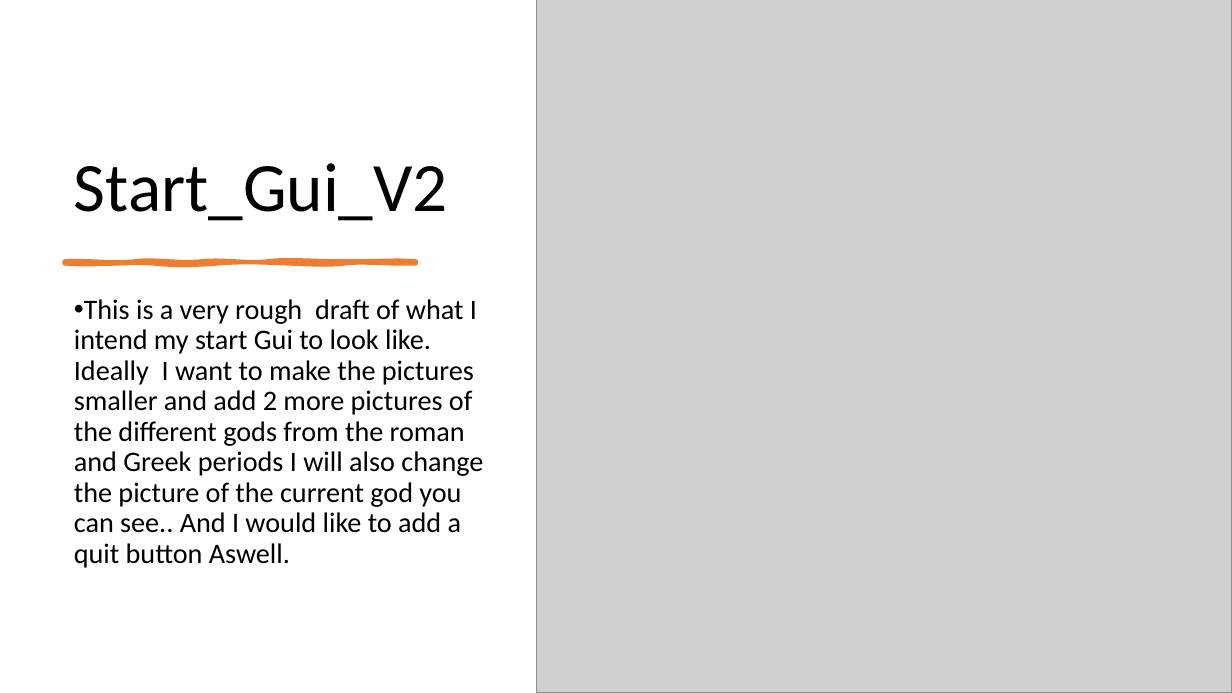
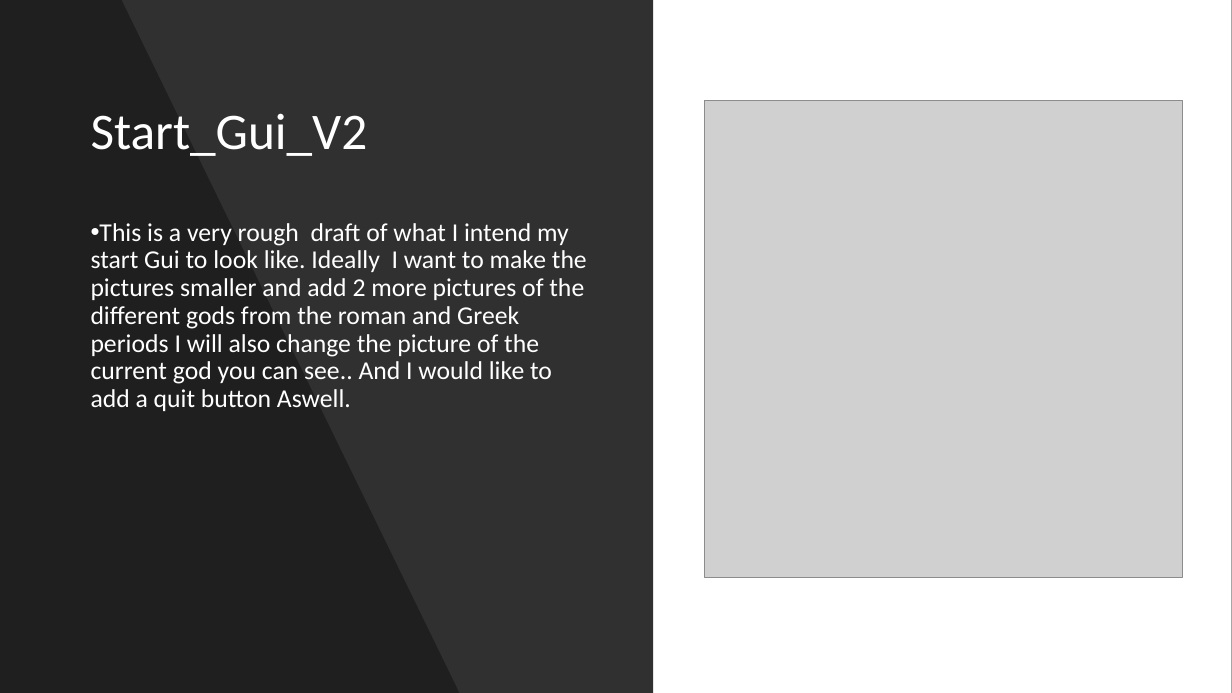
Before and after one commit to morrisj70800/01_Assesment, a slide deck: slide 6 of Programming Assesment.pptx. Drawn at 1232x693 pixels with LibreOffice and Linux fonts; fonts in the diff are those of the drawing; grey boxes stand for pictures. Boxes give left, top, right and bottom in pixels: in the first picture for what was removed or moved away, otherwise in the second. Text is boxed around its words. In the diff, an @@ line names an element or a change of style, - is before the commit and + after.

```diff
--- a/Programming Assesment.pptx
+++ b/Programming Assesment.pptx
@@ background #FFFFFF to #000000 @@
@@ rectangle added at <box>0,0,1232,693</box>, fill #FFFFFF @@
@@ rectangle added at <box>0,0,653,693</box>, fill #000000 at 81% opacity @@
@@ freeform shape added at <box>0,0,459,693</box>, fill #000000 at 35% opacity @@
@@ title "Start_Gui_V2": place and size @@
-title "Start_Gui_V2" at <box>74,163,448,221</box>
+title "Start_Gui_V2" at <box>91,113,368,156</box>
@@ title "Start_Gui_V2" at <box>91,113,368,156</box>: size 54 to 40 pt, text colour #000000 to #FFFFFF; vertical alignment bottom to middle @@
@@ picture: place and size @@
-picture at <box>537,0,1232,693</box>
+picture at <box>704,100,1183,577</box>
@@ text "This is a very rough ...": place and size @@
-text "This is a very rough ..." at <box>74,299,483,568</box>
+text "This is a very rough ..." at <box>91,223,587,411</box>
@@ text "This is a very rough ..." at <box>91,223,587,411</box>: size 22 to 20 pt, text colour #000000 to #FFFFFF @@
@@ freeform shape removed at <box>65,262,416,263</box> @@
```
Also in this commit, not shown: 11 other slides changed, 1 slide added, 3 other files.
